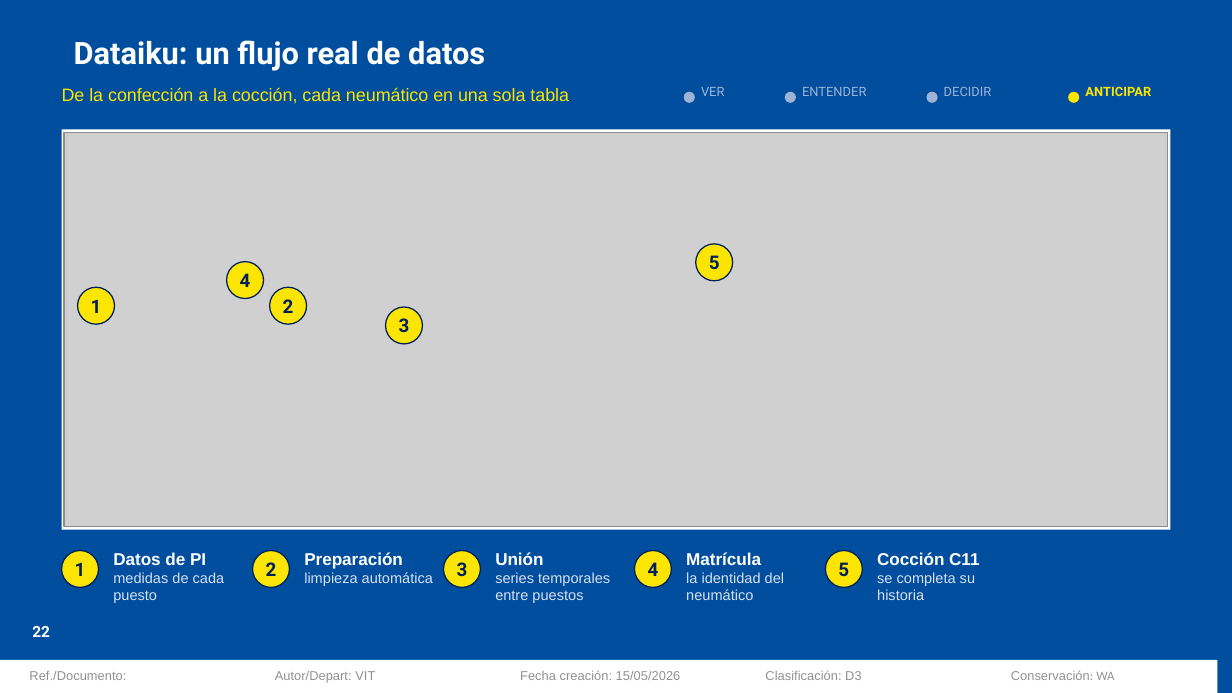
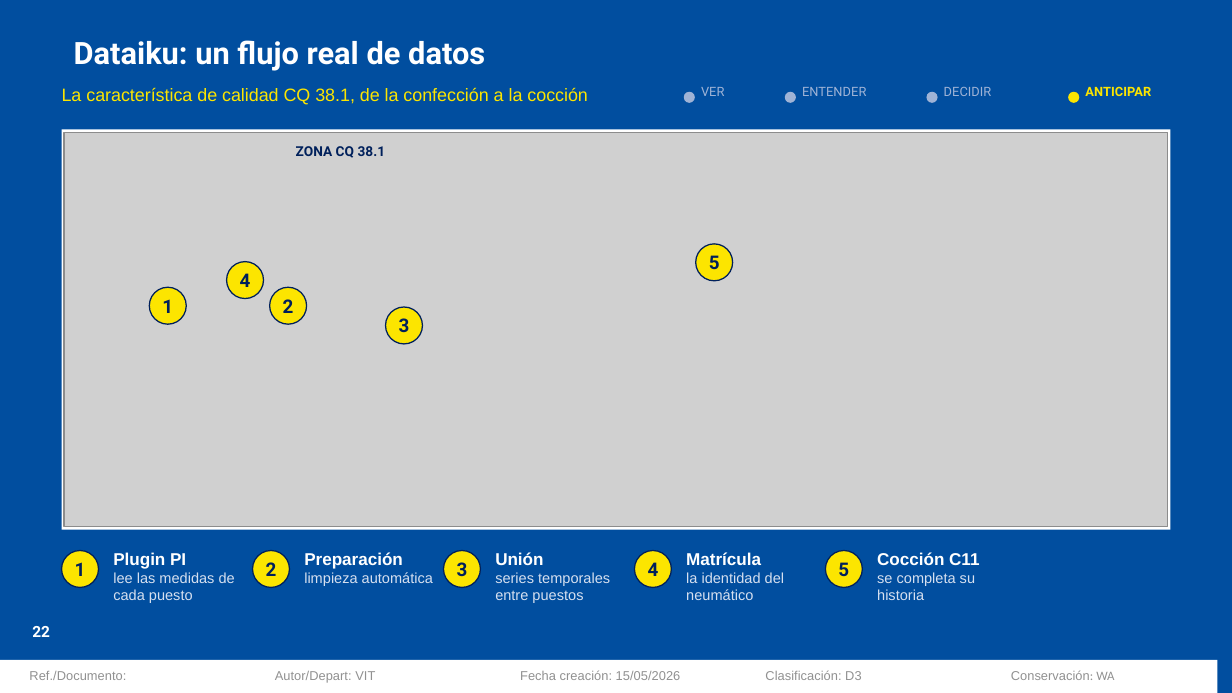
Before and after one commit to Asierenux/blank-app, a slide deck: slide 22 of presentaciones/Michelin_Hyundai_Fabricacion_Digital_ES_5.pptx. Drawn at 1232x693 pixels with LibreOffice and Linux fonts; fonts in the diff are those of the drawing; grey boxes stand for pictures; background and template pictures are left out. Boxes give left, top, right and bottom in pixels: in the first picture for what was removed or moved away, otherwise in the second. Text is boxed around its words. In the diff, an @@ line names an element or a change of style, - is before the commit and + after.

```diff
--- a/presentaciones/Michelin_Hyundai_Fabricacion_Digital_ES_5.pptx
+++ b/presentaciones/Michelin_Hyundai_Fabricacion_Digital_ES_5.pptx
@@ text at [62,87,588,105]: text changed @@
-De la confección a la cocción, cada neumático en una sola tabla
+La característica de calidad CQ 38.1, de la confección a la cocción
@@ text added at [296,146,386,158], 8 pt, text #00205B, bold @@
+ZONA CQ 38.1
@@ text "1": place and size @@
-text "1" at [91,299,102,313]
+text "1" at [162,299,173,313]
@@ ellipse: place and size @@
-ellipse at [78,287,115,324]
+ellipse at [149,287,186,324]
@@ text at [113,552,235,603]: text changed @@
-Datos de PI
-medidas de cada puesto
+Plugin PI
+lee las medidas de cada puesto
```
